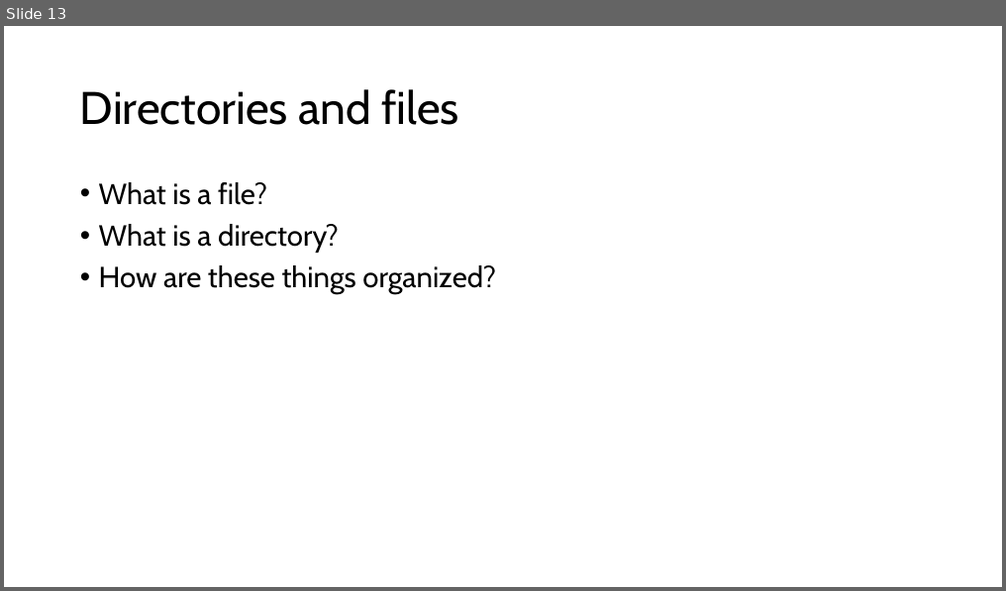
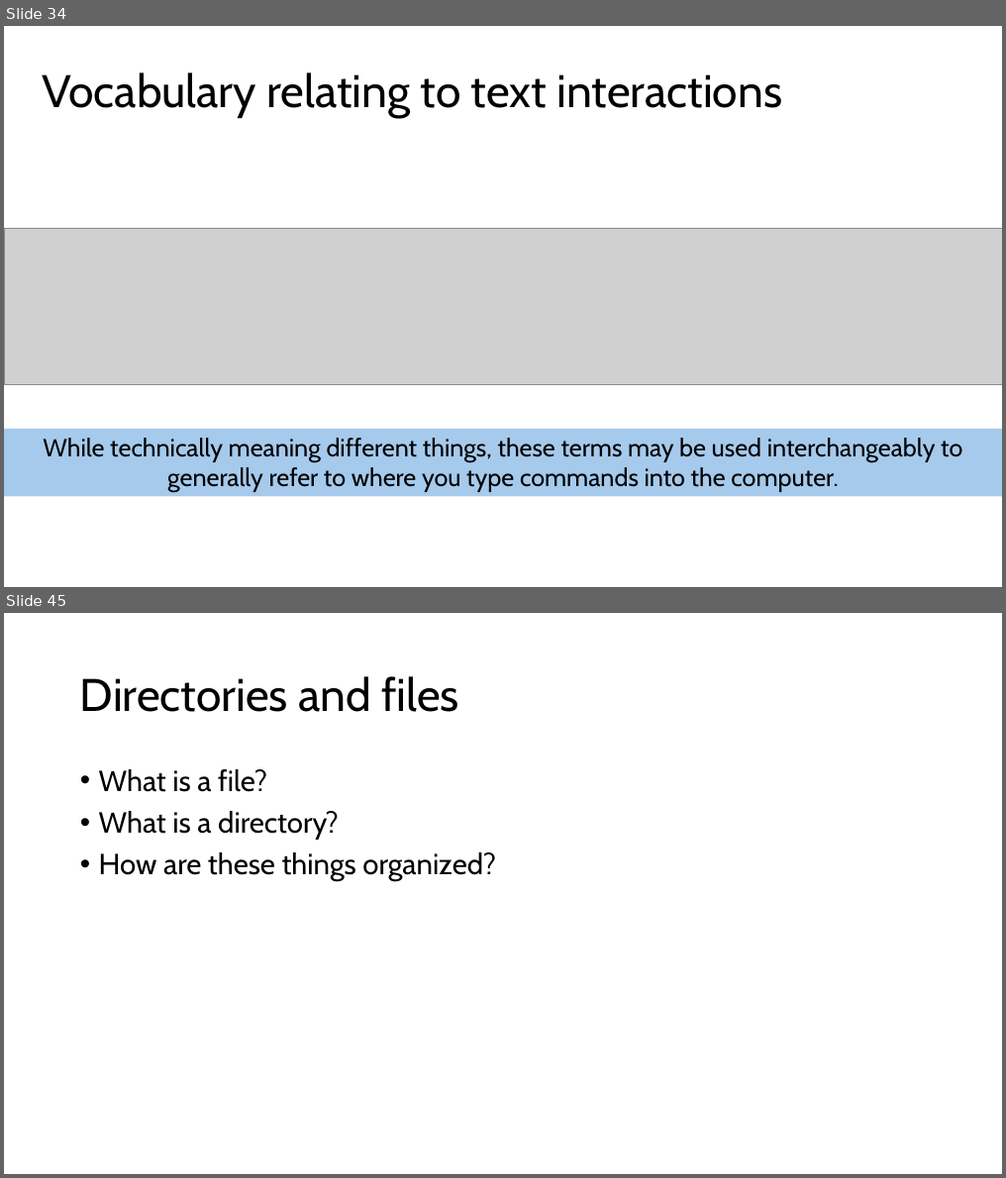
Before and after one commit to harvardinformatics/short-trainings, a slide deck: cmd-line-101/filesystems.pptx. Shown one above the other, each under a label of ours: slide 13 before the commit, slides 34 and 45 after it; the slides between them are not shown. The pictures are 1006x591 and 1006x1178 pixels, drawn with LibreOffice and Linux fonts; fonts in the diff are those of the drawing; grey boxes stand for pictures. Boxes give left, top, right and bottom in pixels: in the first picture for what was removed or moved away, otherwise in the second. Text is boxed around its words. In the diff, an @@ line names an element or a change of style, - is before the commit and + after.

```diff
--- a/cmd-line-101/filesystems.pptx
+++ b/cmd-line-101/filesystems.pptx
@@ slide 34 added at <box>4,26,1002,587</box>, background #FFFFFF @@
@@ title added at <box>43,73,783,118</box>, 44 pt, text #000000 @@
+Vocabulary relating to text interactions
@@ picture added at <box>4,229,1002,384</box> @@
@@ rectangle added at <box>4,429,1002,497</box>, fill #A6CAEC, 24 pt, text #000000 @@
+While technically meaning different things, these terms may be used interchangeably to generally refer to where you type commands into the computer.
@@ what was slide 13 is now slide 45 @@
```
Also in this commit, not shown: 3 slides changed, 31 other slides added.
